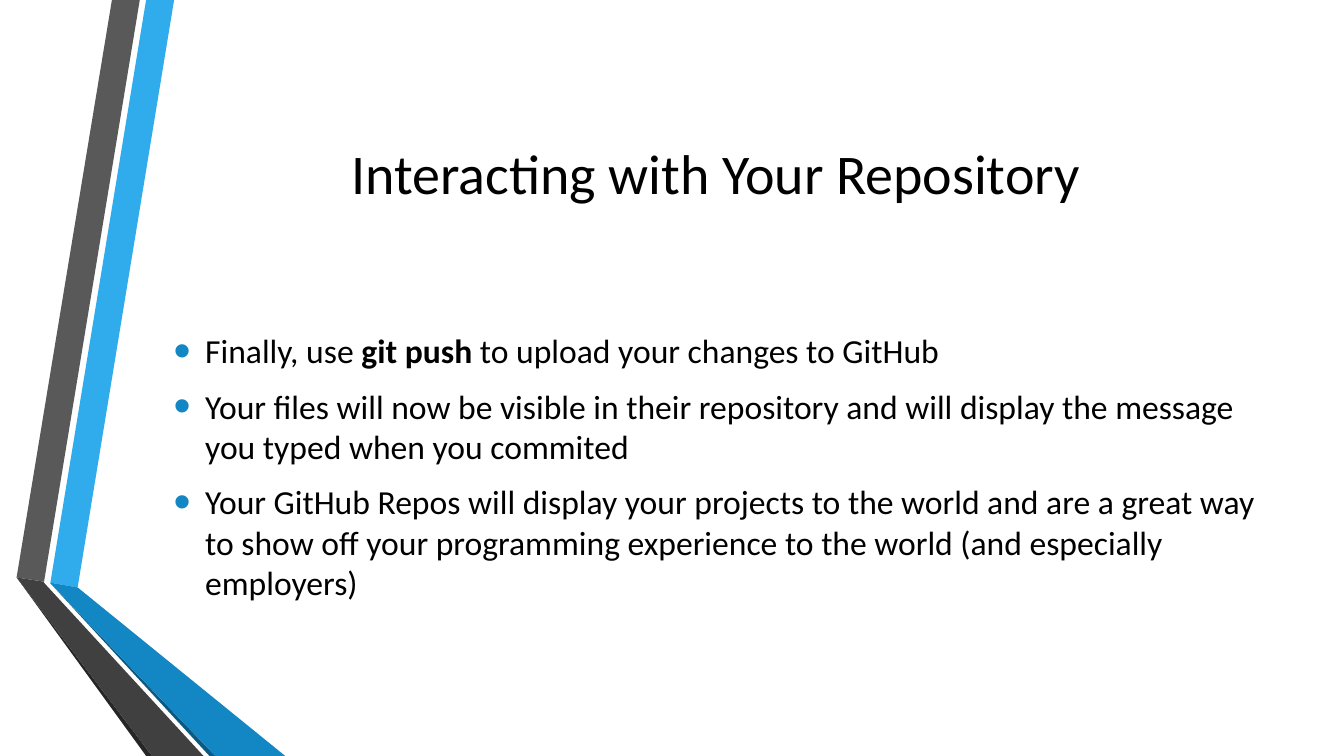
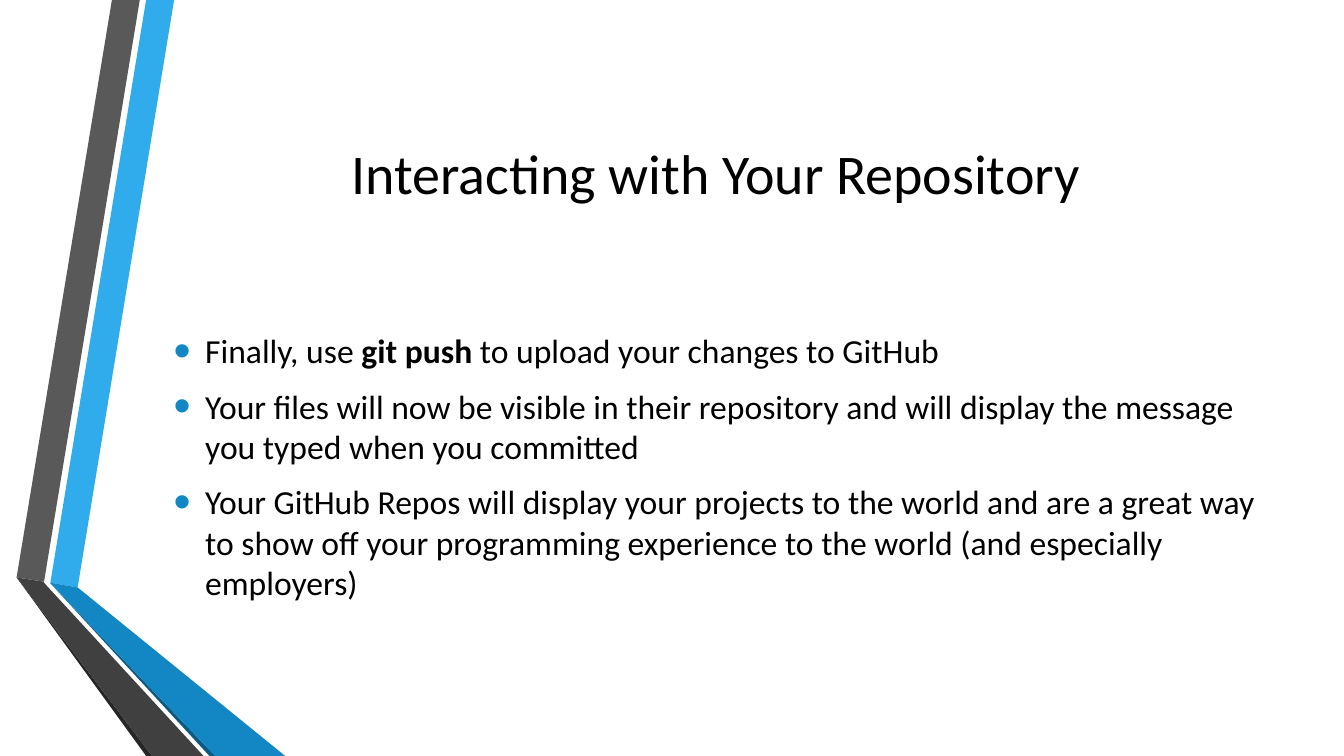
Before and after one commit to YWCANWIL-TechLab/Introduction-to-GitHub, a slide deck: slide 17 of Introduction to GitHub.pptx. Drawn at 1344x756 pixels with LibreOffice and Linux fonts; fonts in the diff are those of the drawing; background and template pictures are left out. Boxes give left, top, right and bottom in pixels: in the first picture for what was removed or moved away, otherwise in the second. Text is boxed around its words. In the diff, an @@ line names an element or a change of style, - is before the commit and + after.

Commit message:
Slides for GitHub Module

```diff
--- a/Introduction to GitHub.pptx
+++ b/Introduction to GitHub.pptx
@@ text at (205, 395, 1233, 465): text changed @@
-• Your files will now be visible in their repository and will display the message you typed when you commited
+• Your files will now be visible in their repository and will display the message you typed when you committed
```
